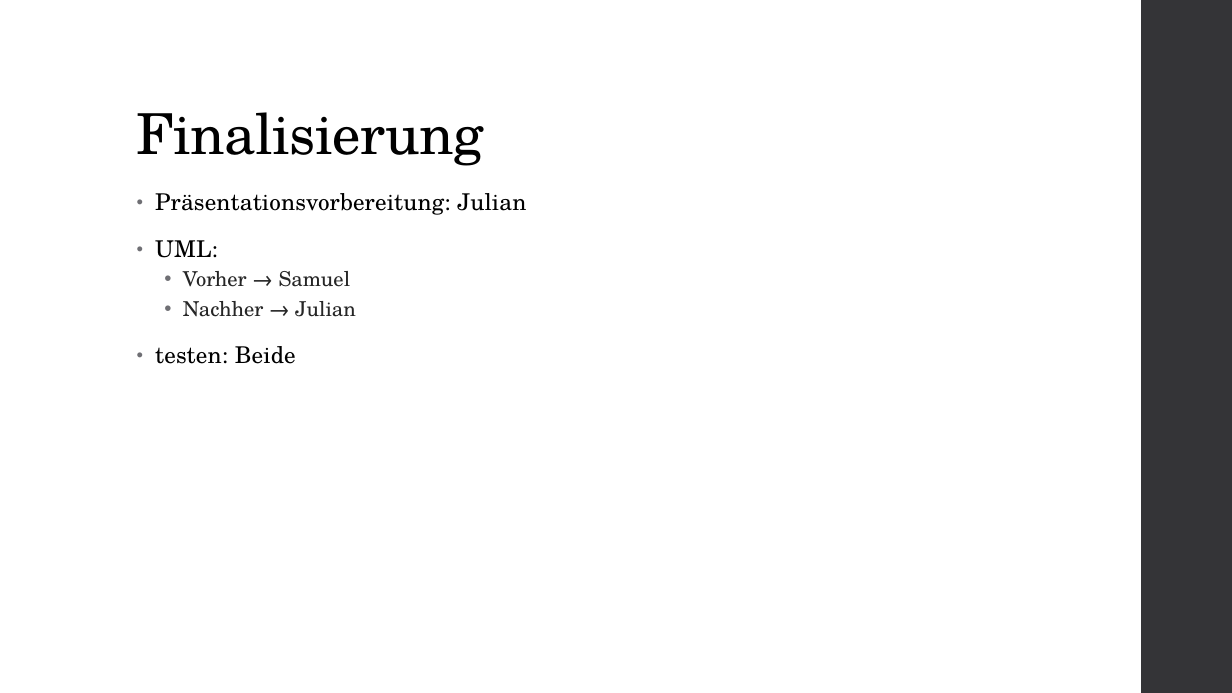
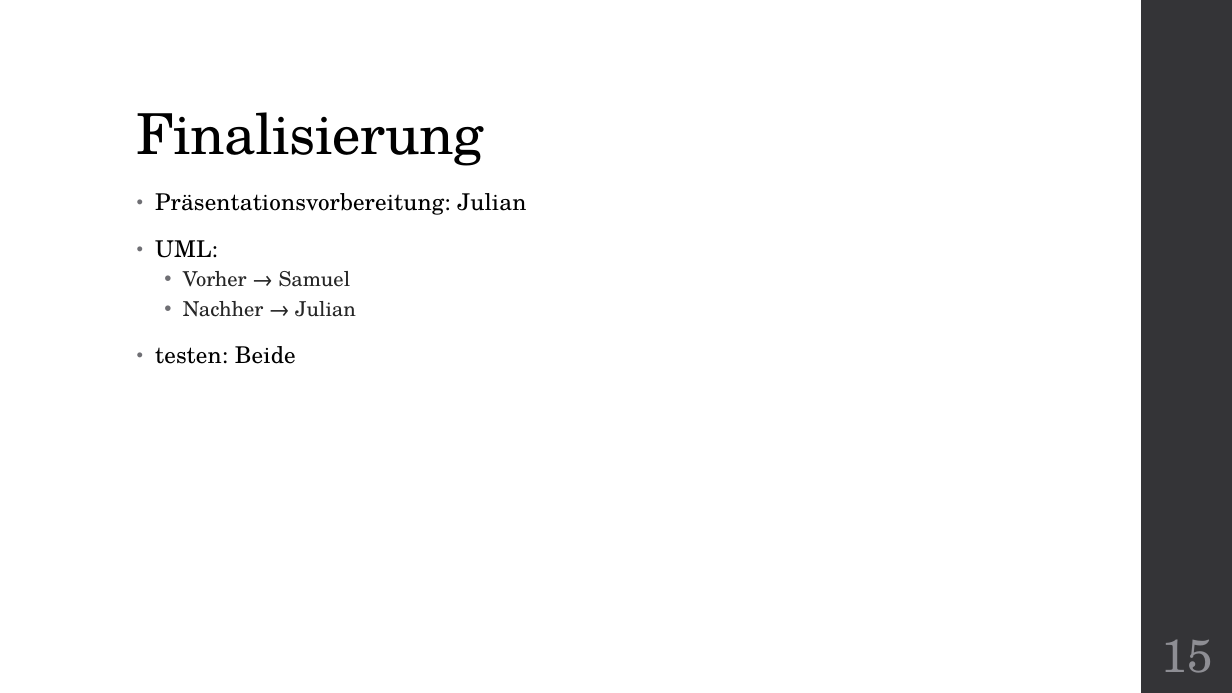
Before and after one commit to Wutze0/Mensch_Aergere_Dich_Nicht, a slide deck: slide 15 of MenschAergereDichNicht.pptx (slide 10 before the commit). Drawn at 1232x693 pixels with LibreOffice and Linux fonts; fonts in the diff are those of the drawing. Boxes give left, top, right and bottom in pixels: in the first picture for what was removed or moved away, otherwise in the second. Text is boxed around its words. In the diff, an @@ line names an element or a change of style, - is before the commit and + after.

```diff
--- a/MenschAergereDichNicht.pptx
+++ b/MenschAergereDichNicht.pptx
@@ page number added at <box>1162,639,1213,673</box>, 36 pt, text #8E8E94 @@
+15
```
Also in this commit, not shown: 7 other slides changed, 7 slides added, 2 slides removed, 4 other files.
